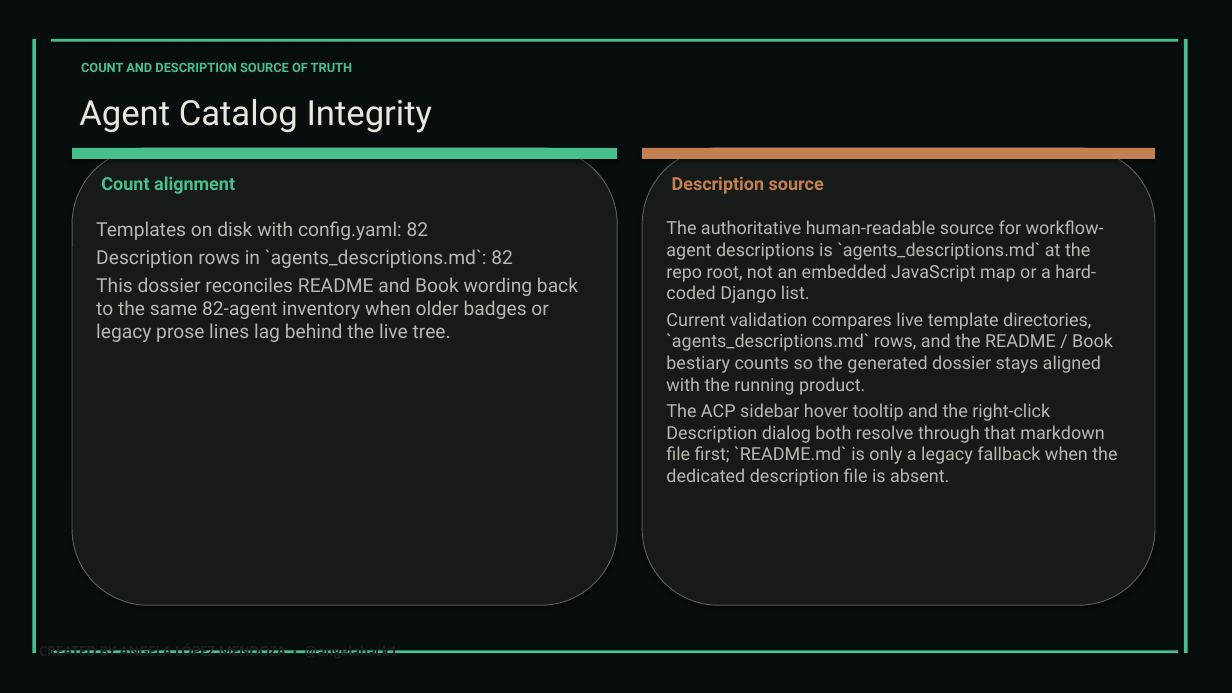
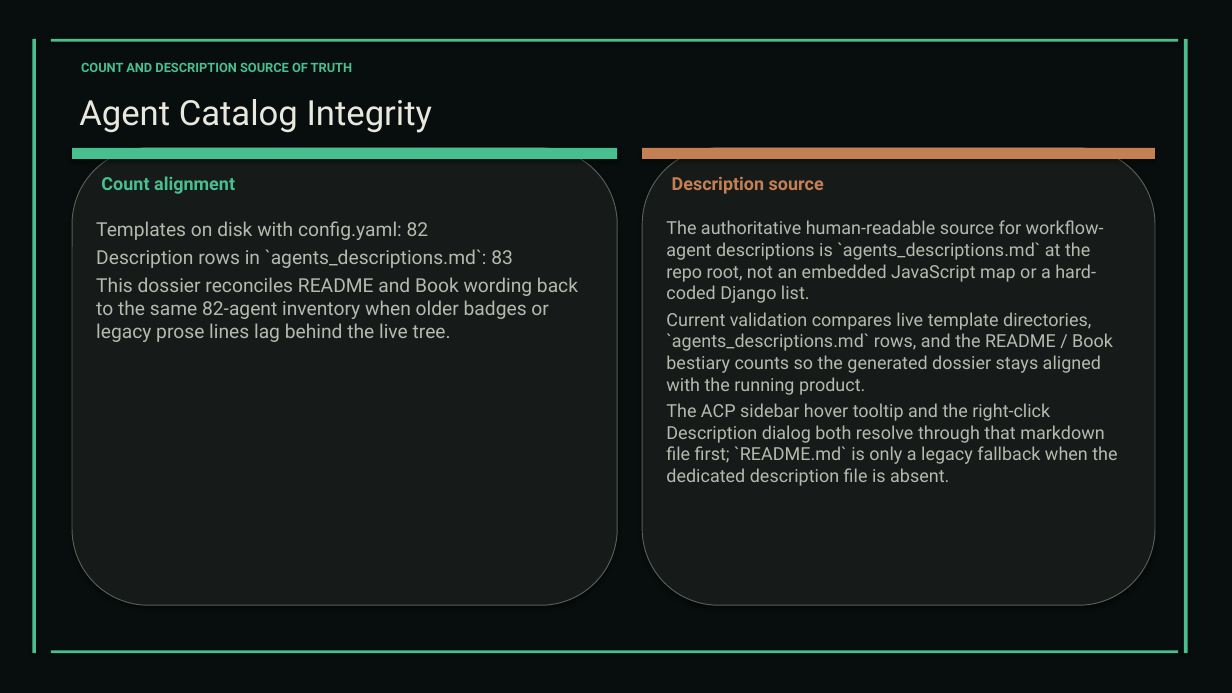
Before and after one commit to XAIHT/Tlamatini, a slide deck: slide 31 of Tlamatini_eXtended_Artificial_Intelligence_Humanly_Tempered.pptx. Drawn at 1232x693 pixels with LibreOffice and Linux fonts; fonts in the diff are those of the drawing. Boxes give left, top, right and bottom in pixels: in the first picture for what was removed or moved away, otherwise in the second. Text is boxed around its words. In the diff, an @@ line names an element or a change of style, - is before the commit and + after.

```diff
--- a/Tlamatini_eXtended_Artificial_Intelligence_Humanly_Tempered.pptx
+++ b/Tlamatini_eXtended_Artificial_Intelligence_Humanly_Tempered.pptx
@@ text at box(96, 249, 513, 268): text changed @@
-Description rows in `agents_descriptions.md`: 82
+Description rows in `agents_descriptions.md`: 83
@@ text removed at box(39, 650, 397, 653) @@
-CREATED BY ANGELA LÓPEZ MENDOZA · @angelahack1
```
Also in this commit, not shown: 109 other slides changed, 2 slides added, 2 slides removed, 1 other file.
